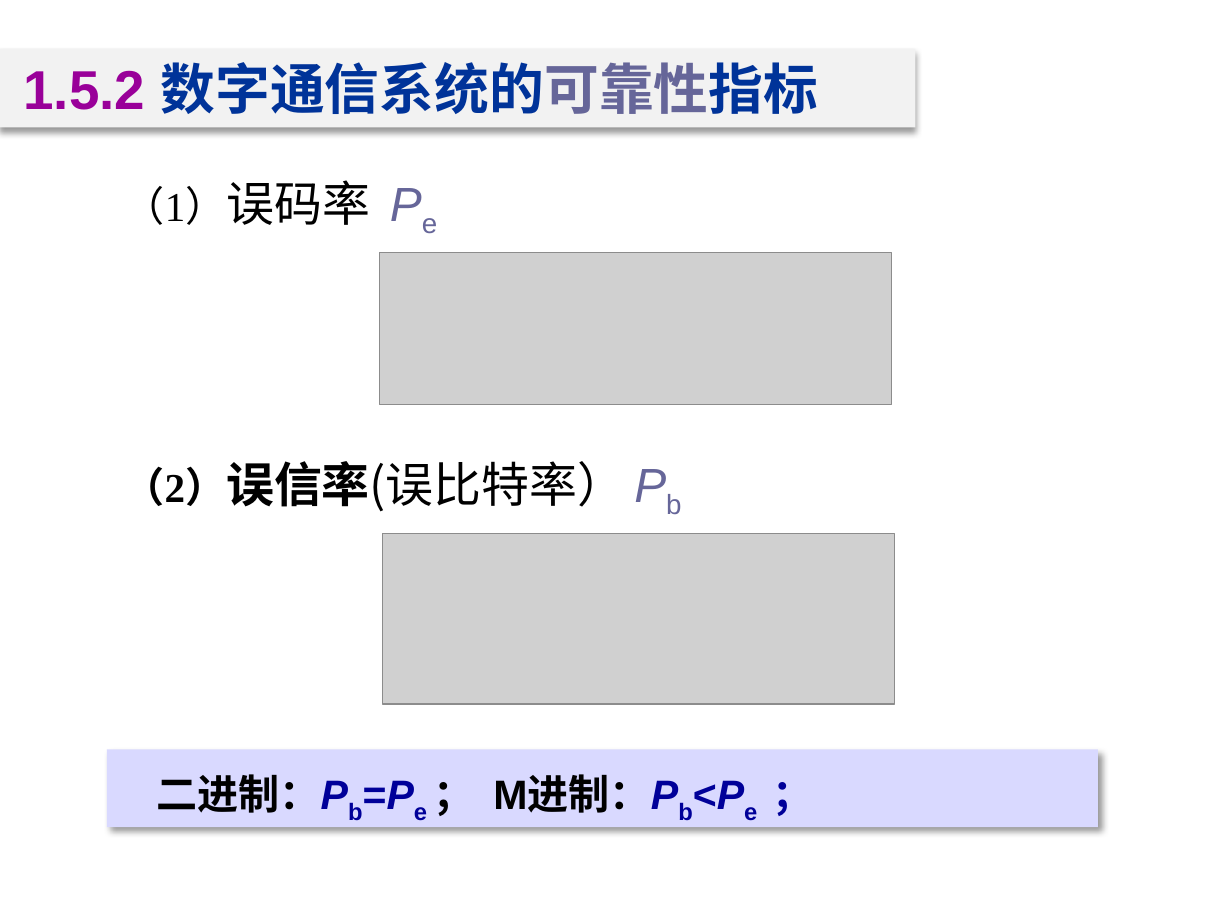
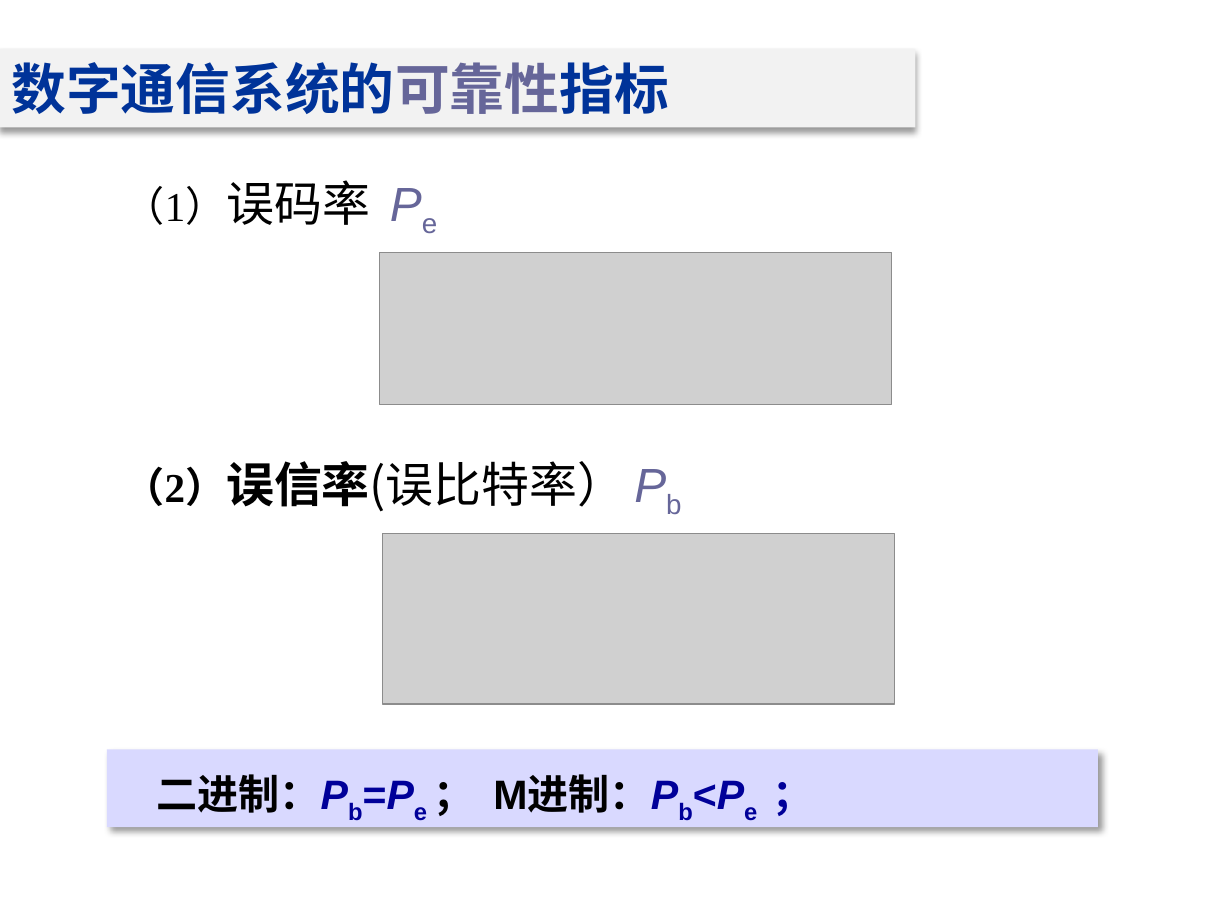
Before and after one commit to Happyday159/course-materials, a slide deck: slide 34 of files/lecture1a.pptx (slide 42 before the commit). Drawn at 1232x924 pixels with LibreOffice and Linux fonts; fonts in the diff are those of the drawing; grey boxes stand for pictures; background and template pictures are left out. Boxes give left, top, right and bottom in pixels: in the first picture for what was removed or moved away, otherwise in the second. Text is boxed around its words. In the diff, an @@ line names an element or a change of style, - is before the commit and + after.

```diff
--- a/files/lecture1a.pptx
+++ b/files/lecture1a.pptx
@@ text in rectangle at <box>11,62,669,114</box>: text changed @@
-1.5.2 数字通信系统的可靠性指标
+数字通信系统的可靠性指标
```
Also in this commit, not shown: 11 other slides changed, 7 slides added, 15 slides removed, 2 other files.
